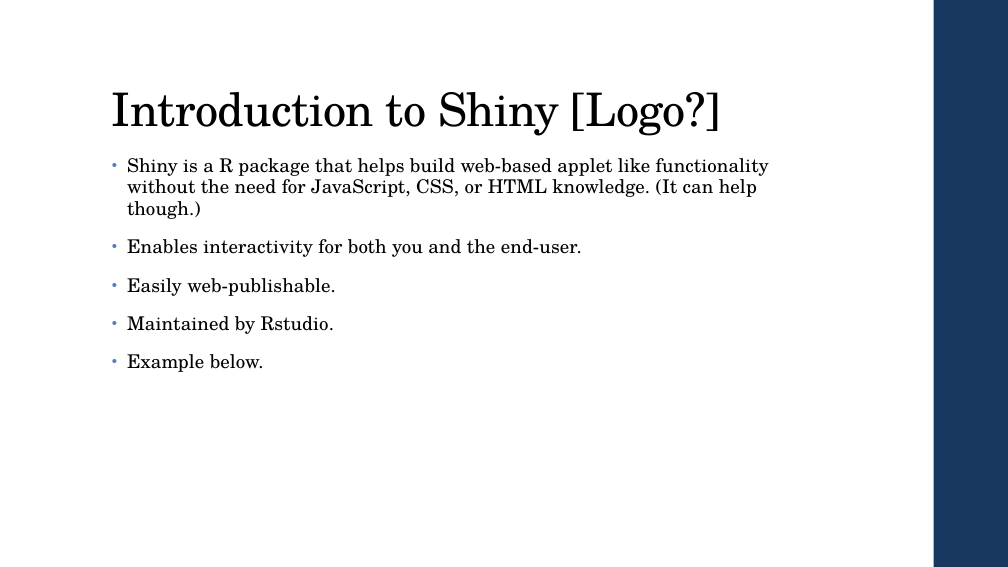
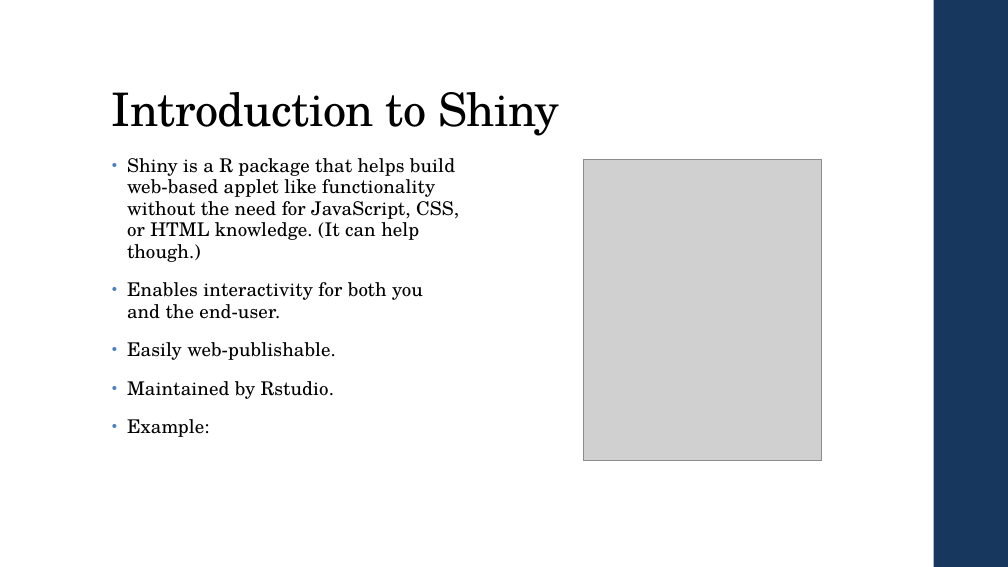
Before and after one commit to bmetenko/RShinyAppStore, a slide deck: slide 3 of Presentation/2019_08_15_RShinyPresentation.pptx. Drawn at 1008x567 pixels with LibreOffice and Linux fonts; fonts in the diff are those of the drawing; grey boxes stand for pictures. Boxes give left, top, right and bottom in pixels: in the first picture for what was removed or moved away, otherwise in the second. Text is boxed around its words. In the diff, an @@ line names an element or a change of style, - is before the commit and + after.

```diff
--- a/Presentation/2019_08_15_RShinyPresentation.pptx
+++ b/Presentation/2019_08_15_RShinyPresentation.pptx
@@ title at [112,92,559,136]: text changed @@
-Introduction to Shiny [Logo?]
+Introduction to Shiny
@@ picture added at [584,160,822,461] @@
@@ text at [127,419,210,437]: text changed @@
-• Example below.
+• Example:
```
Also in this commit, not shown: 9 other slides changed, 8 slides added, 1 slide removed.
